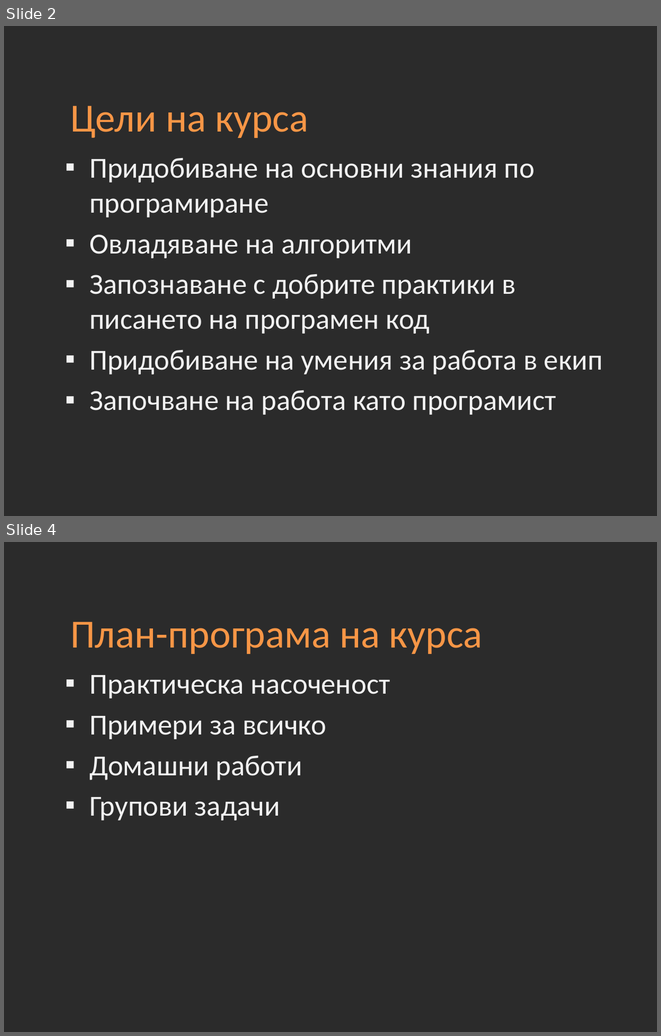
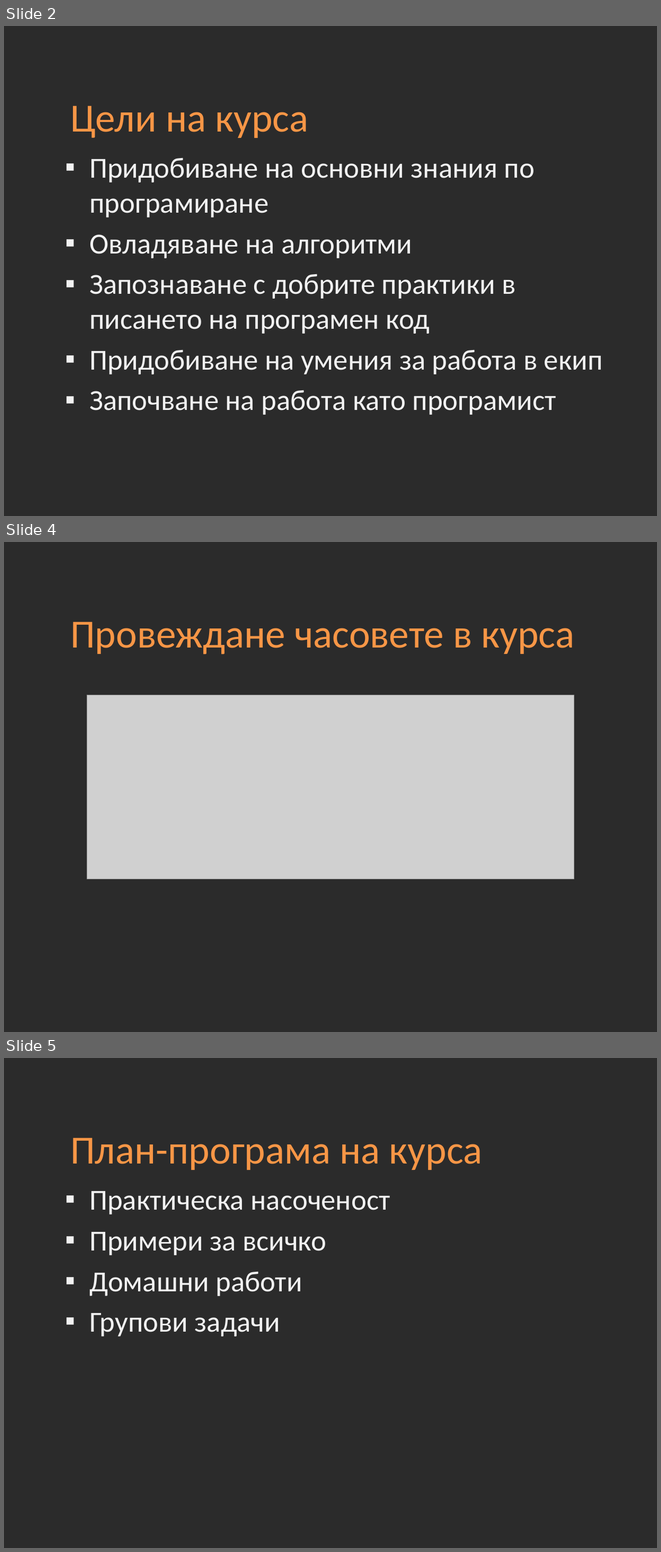
Before and after one commit to Academy-Soft-Intellect/Java-Course, a slide deck: 01-Introduction-into-Course.pptx. Shown one above the other, each under a label of ours: slides 2 and 4 before the commit, slides 2, 4 and 5 after it; the slides between them are not shown. The pictures are 661x1036 and 661x1552 pixels, drawn with LibreOffice and Linux fonts; fonts in the diff are those of the drawing; grey boxes stand for pictures; background and template pictures are left out; a plain dark background stands for a picture behind light text. Boxes give left, top, right and bottom in pixels: in the first picture for what was removed or moved away, otherwise in the second. Text is boxed around its words. In the diff, an @@ line names an element or a change of style, - is before the commit and + after.

```diff
--- a/01-Introduction-into-Course.pptx
+++ b/01-Introduction-into-Course.pptx
@@ slide 4 added at bbox=[4, 542, 657, 1032], background picture (left out) @@
@@ title added at bbox=[70, 622, 574, 654], 44 pt, text #F79646 @@
+Провеждане часовете в курса
@@ picture added at bbox=[87, 695, 574, 878] @@
@@ what was slide 4 is now slide 5 @@
```
Also in this commit, not shown: 2 slides changed, 2 other slides added.
